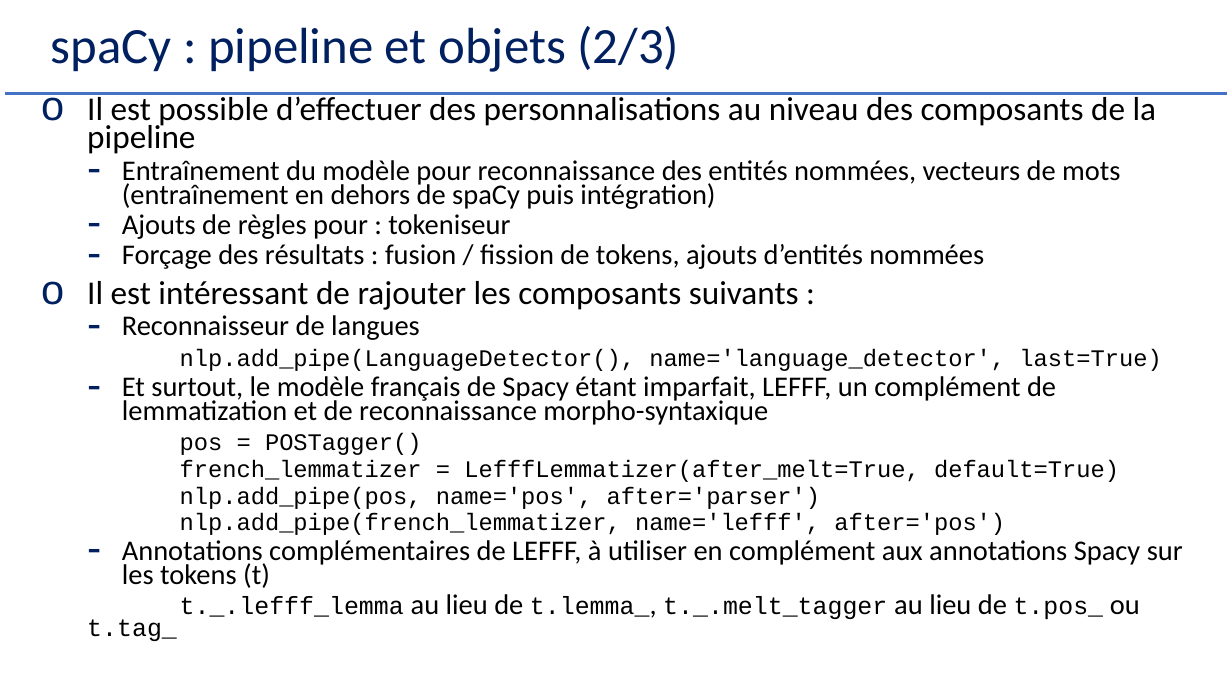
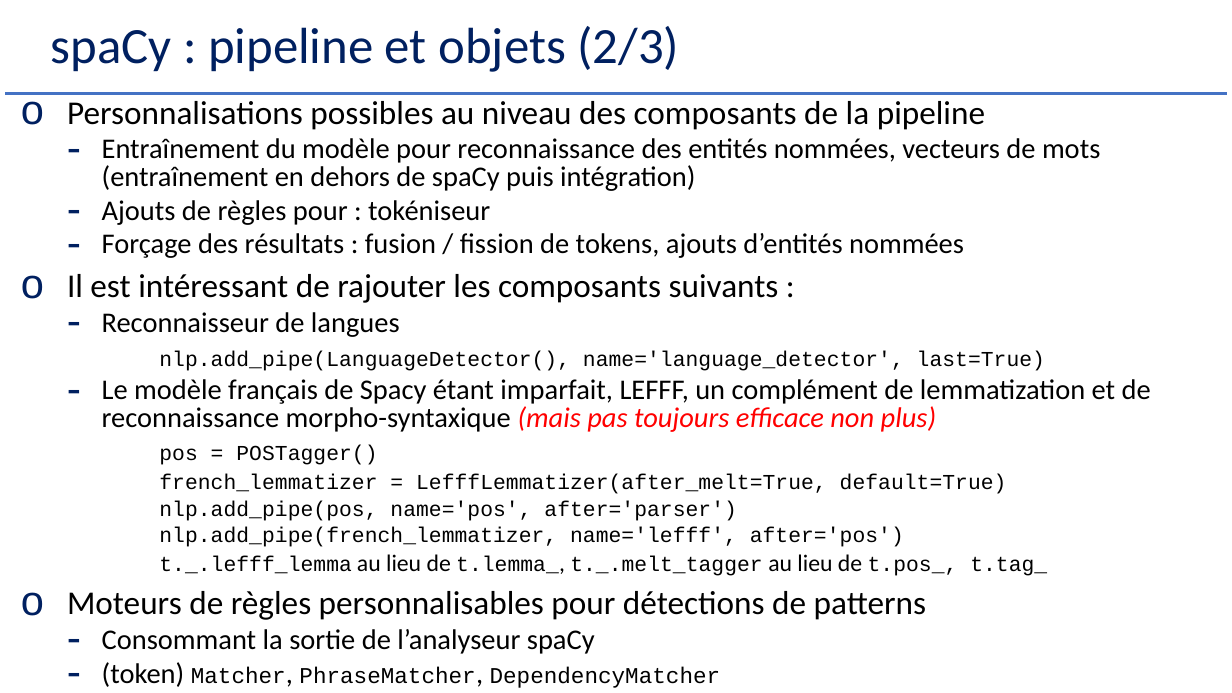
Before and after one commit to Herve-Guerin/cours-NLP-Gustave-Eiffel, a slide deck: slide 61 of Slides/NLP et Analyse Textuelle V2 - 1.pptx (slide 60 before the commit). Drawn at 1232x693 pixels with LibreOffice and Linux fonts; fonts in the diff are those of the drawing. Boxes give left, top, right and bottom in pixels: in the first picture for what was removed or moved away, otherwise in the second. Text is boxed around its words. In the diff, an @@ line names an element or a change of style, - is before the commit and + after.

```diff
--- a/Slides/NLP et Analyse Textuelle V2 - 1.pptx
+++ b/Slides/NLP et Analyse Textuelle V2 - 1.pptx
@@ text "Personnalisations possibles au niveau des ...": place and size @@
-text "Personnalisations possibles au niveau des ..." at (87,93,1183,619)
+text "Personnalisations possibles au niveau des ..." at (67,101,1151,688)
@@ text at (67,101,985,130): text changed @@
-o Il est possible d’effectuer des personnalisations au niveau des composants de la pipeline
+o Personnalisations possibles au niveau des composants de la pipeline
@@ text at (67,138,1100,547): size 18.5 to 16.6 pt in "nlp.add_pipe(LanguageDetector(), name='language_detector', l ...", "pos = POSTagger()", "french_lemmatizer = LefffLemmatizer(after_melt=True, default ...", "nlp.add_pipe(pos, name='pos', after='parser')" and 1 more places; line spacing 0.7 to 0.8 @@
@@ text at (102,200,490,225): text changed @@
-  – Ajouts de règles pour : tokeniseur
+  – Ajouts de règles pour : tokéniseur
@@ text at (102,379,1151,432): text changed @@
-  – Et surtout, le modèle français de Spacy étant imparfait, LEFFF, un complément de lemmatization et de reconnaissance morpho-syntaxique
+  – Le modèle français de Spacy étant imparfait, LEFFF, un complément de lemmatization et de reconnaissance morpho-syntaxique (mais pas toujours efficace non plus)
@@ text at (67,554,1047,688): text changed; size 22.2 to 25.9 pt @@
-  – Annotations complémentaires de LEFFF, à utiliser en complément aux annotations Spacy sur les tokens (t)
-  t._.lefff_lemma au lieu de t.lemma_, t._.melt_tagger au lieu de t.pos_ ou t.tag_
+  t._.lefff_lemma au lieu de t.lemma_, t._.melt_tagger au lieu de t.pos_, t.tag_
+o Moteurs de règles personnalisables pour détections de patterns
+  – Consommant la sortie de l’analyseur spaCy
+  – (token) Matcher, PhraseMatcher, DependencyMatcher
```
Also in this commit, not shown: 35 other slides changed, 2 slides added, 2 other files.
